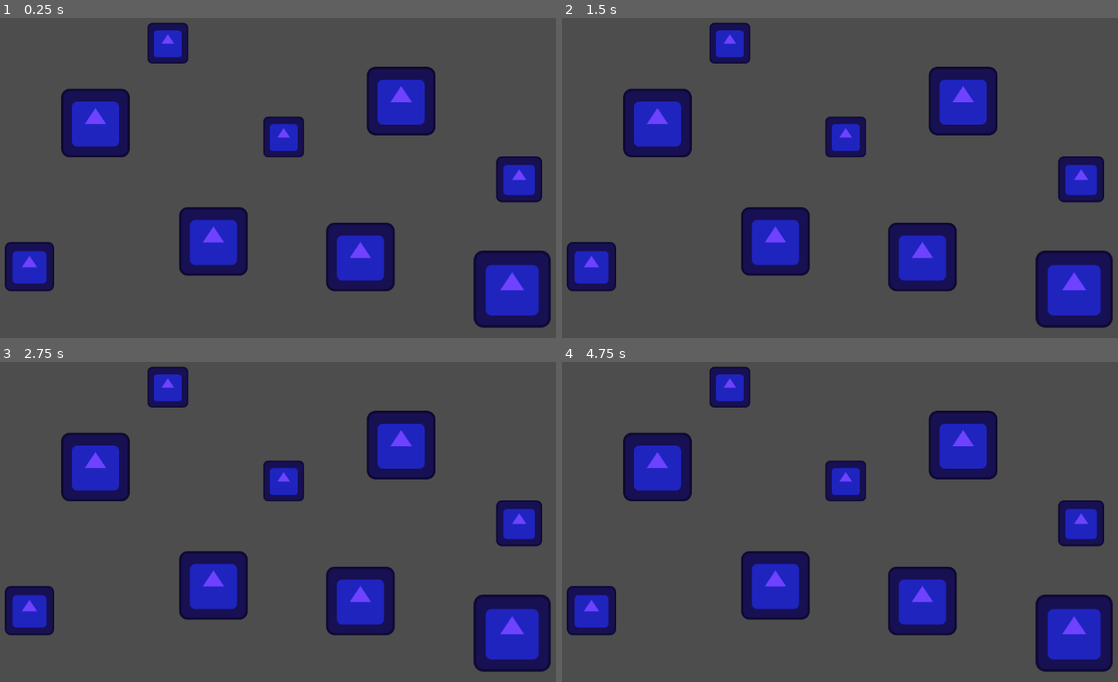
Above: before the commit, frames 1-4 (two rows, left to right).
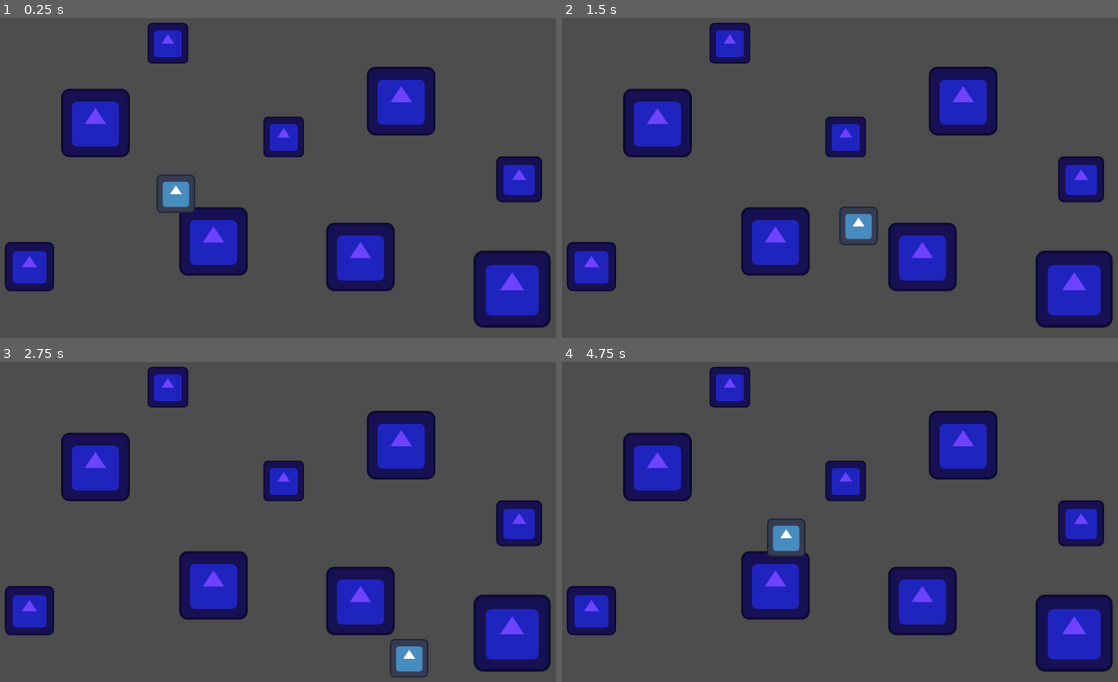
Above: after the commit, the same moments.

Repository: martin-mikestik/battle-of-grace
Game: Godot game, scene res://scenes/mock-level.tscn
Two runs of this game, one before a commit and one after it. Both use one fixed random seed, a clock stepped at 60 frames per second and the inputs below. Before the commit the project has no main scene; this scene is started directly in both runs. The engine's default icon, where the game draws it, is replaced by a stand-in: a white triangle on a blue panel in a dark square.
Inputs:
- Up to frame 1 (0.25 s): no input
- Up to frame 2 (1.5 s): tap Enter at 0.5 s; hold D (Right, bound only after the commit) 0.53-1.28 s; hold S (Down, bound only after the commit) from 1.28 s (still down)
- Up to frame 3 (2.75 s): release S (Down, bound only after the commit) at 2.03 s; hold D (Right, bound only after the commit) from 2.03 s (still down)
- Up to frame 4 (4.75 s): release D (Right, bound only after the commit) at 2.78 s; hold W (Up, bound only after the commit) 2.78-3.53 s; hold A (Left, bound only after the commit) from 3.53 s (still down)

The runs differ from the first frame. In frame 1, 0.5% of the frame differs, in the area x 28-36%, y 48-61%; in frame 2, 0.5%; in frame 3, 0.5%; in frame 4, 0.6%, in the area x 36-44%, y 48-61%.

Commit message:
Make player able to move in level

Diff:
--- a/project.godot
+++ b/project.godot
@@ -11,8 +11,36 @@
 [application]
 
 config/name="Agilitymaxxers"
+run/main_scene="uid://26yiiarp5j50"
 config/features=PackedStringArray("4.6", "Forward Plus")
 config/icon="res://icon.svg"
+
+[display]
+
+window/size/mode=3
+
+[input]
+
+Left={
+"deadzone": 0.2,
+"events": [Object(InputEventKey,"resource_local_to_scene":false,"resource_name":"","device":-1,"window_id":0,"alt_pressed":false,"shift_pressed":false,"ctrl_pressed":false,"meta_pressed":false,"pressed":false,"keycode":0,"physical_keycode":65,"key_label":0,"unicode":97,"location":0,"echo":false,"script":null)
+]
+}
+Right={
+"deadzone": 0.2,
+"events": [Object(InputEventKey,"resource_local_to_scene":false,"resource_name":"","device":-1,"window_id":0,"alt_pressed":false,"shift_pressed":false,"ctrl_pressed":false,"meta_pressed":false,"pressed":false,"keycode":0,"physical_keycode":68,"key_label":0,"unicode":100,"location":0,"echo":false,"script":null)
+]
+}
+Up={
+"deadzone": 0.2,
+"events": [Object(InputEventKey,"resource_local_to_scene":false,"resource_name":"","device":-1,"window_id":0,"alt_pressed":false,"shift_pressed":false,"ctrl_pressed":false,"meta_pressed":false,"pressed":false,"keycode":0,"physical_keycode":87,"key_label":0,"unicode":119,"location":0,"echo":false,"script":null)
+]
+}
+Down={
+"deadzone": 0.2,
+"events": [Object(InputEventKey,"resource_local_to_scene":false,"resource_name":"","device":-1,"window_id":0,"alt_pressed":false,"shift_pressed":false,"ctrl_pressed":false,"meta_pressed":false,"pressed":false,"keycode":0,"physical_keycode":83,"key_label":0,"unicode":115,"location":0,"echo":false,"script":null)
+]
+}
 
 [physics]
 
--- a/scenes/mock-level.tscn
+++ b/scenes/mock-level.tscn
@@ -1,6 +1,7 @@
 [gd_scene format=3 uid="uid://26yiiarp5j50"]
 
 [ext_resource type="PackedScene" uid="uid://b7ld6s88ydubw" path="res://scenes/blue-godot.tscn" id="1_4j81o"]
+[ext_resource type="PackedScene" uid="uid://w60lbvelgtkq" path="res://scenes/player.tscn" id="2_xbqd1"]
 
 [node name="Level" type="Node2D" unique_id=1381351498]
 
@@ -37,3 +38,6 @@
 [node name="BlueGodot8" parent="Background" unique_id=1860726724 instance=ExtResource("1_4j81o")]
 position = Vector2(1017, 330)
 scale = Vector2(0.66842157, 0.66842157)
+
+[node name="Player" parent="." unique_id=145763616 instance=ExtResource("2_xbqd1")]
+position = Vector2(377, 357)
--- a/scenes/player.tscn
+++ b/scenes/player.tscn
@@ -1,6 +1,17 @@
 [gd_scene format=3 uid="uid://w60lbvelgtkq"]
 
 [ext_resource type="Script" uid="uid://ojvheirlrfmf" path="res://scripts/player.gd" id="1_3vyb7"]
+[ext_resource type="Texture2D" uid="uid://dge6uw77bkr6r" path="res://icon.svg" id="2_g2els"]
+
+[sub_resource type="RectangleShape2D" id="RectangleShape2D_g2els"]
+size = Vector2(68, 68)
 
 [node name="Player" type="CharacterBody2D" unique_id=145763616]
 script = ExtResource("1_3vyb7")
+
+[node name="Sprite2D" type="Sprite2D" parent="." unique_id=2000384539]
+scale = Vector2(0.5579744, 0.5579744)
+texture = ExtResource("2_g2els")
+
+[node name="CollisionShape2D" type="CollisionShape2D" parent="." unique_id=186654878]
+shape = SubResource("RectangleShape2D_g2els")
--- a/scripts/player.gd
+++ b/scripts/player.gd
@@ -1 +1,13 @@
 extends CharacterBody2D
+
+@export var speed: float = 300.0
+
+func _physics_process(_delta: float) -> void:
+	var direction := Input.get_vector("Left", "Right", "Up", "Down")
+
+	if direction:
+		velocity = direction * speed
+	else:
+		velocity = velocity.move_toward(Vector2.ZERO, speed)
+
+	move_and_slide()
Not shown, added: .gitattributes
Not shown, changed: README.md
Not shown, changed: notes/typing-box.md
